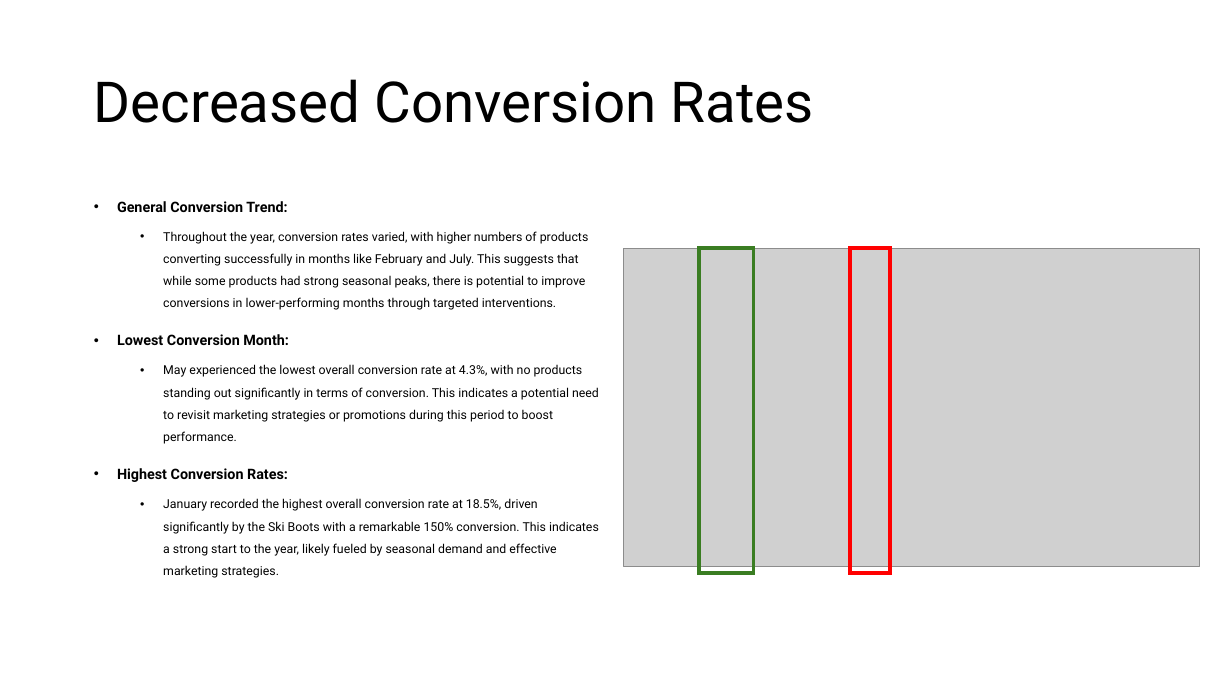
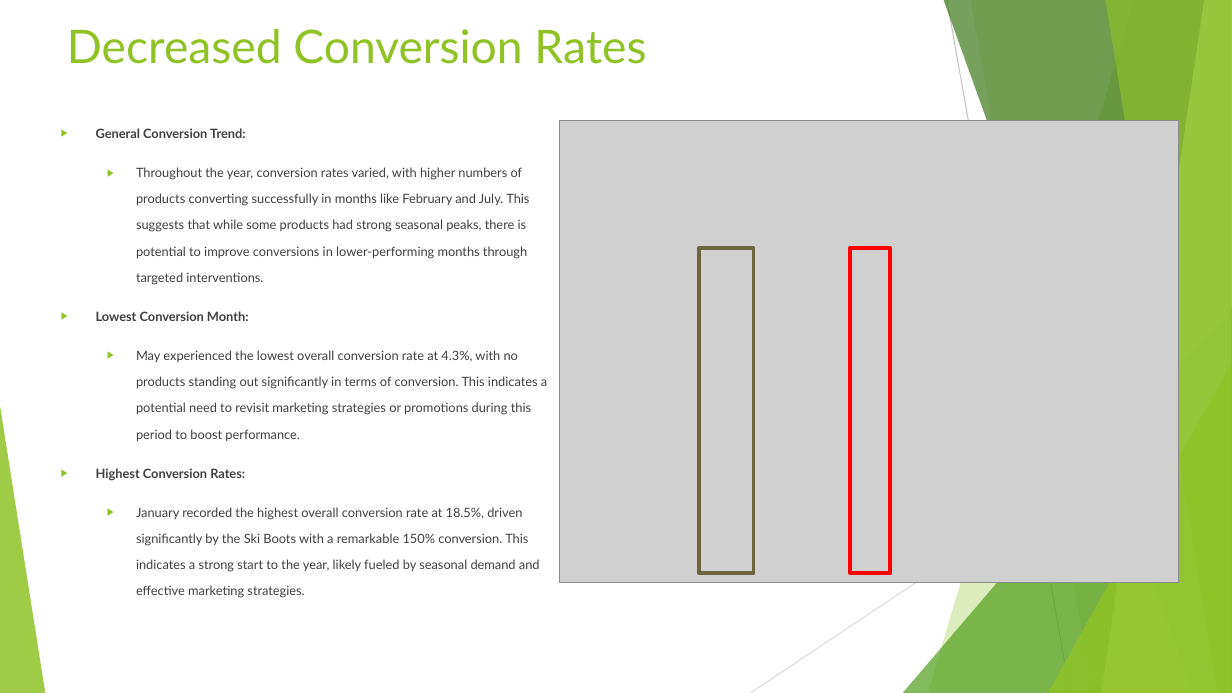
Before and after one commit to vijaypatidar123/-customer-feedback-marketing-analysis, a slide deck: slide 3 of 5. Presentation/Presentation Example.pptx. Drawn at 1232x693 pixels with LibreOffice and Linux fonts; fonts in the diff are those of the drawing; grey boxes stand for pictures. Boxes give left, top, right and bottom in pixels: in the first picture for what was removed or moved away, otherwise in the second. Text is boxed around its words. In the diff, an @@ line names an element or a change of style, - is before the commit and + after.

```diff
--- a/5. Presentation/Presentation Example.pptx
+++ b/5. Presentation/Presentation Example.pptx
@@ title "Decreased Conversion Rates": place and size @@
-title "Decreased Conversion Rates" at box(94, 79, 814, 123)
+title "Decreased Conversion Rates" at box(67, 29, 646, 64)
@@ title "Decreased Conversion Rates" at box(67, 29, 646, 64): size 44 to 36 pt, font Roboto to Lato, text colour #000000 to #90C226; line spacing 0.9 to 1; vertical alignment middle to top @@
@@ text "General Conversion Trend:": place and size @@
-text "General Conversion Trend:" at box(117, 201, 599, 578)
+text "General Conversion Trend:" at box(96, 128, 547, 598)
@@ text "General Conversion Trend:" at box(96, 128, 547, 598): size 11.2 to 10 pt in "General Conversion Trend:", "Lowest Conversion Month:", "Highest Conversion Rates:"; font Roboto to Lato, text colour #000000 to #404040, size 9.6 to 10 pt; bullet • to ▶; line spacing 1.5 to 1.7; more space between paragraphs @@
@@ picture: place and size @@
-picture at box(624, 249, 1200, 567)
+picture at box(560, 120, 1179, 583)
@@ rectangle at box(700, 249, 754, 574): outline #3B7D23 3 pt to #6D6540 3 pt @@
@@ group added at box(0, 0, 1232, 693): 5 freeform shapes, 3 triangles, 2 lines @@
```
Also in this commit, not shown: 5 other slides changed.
